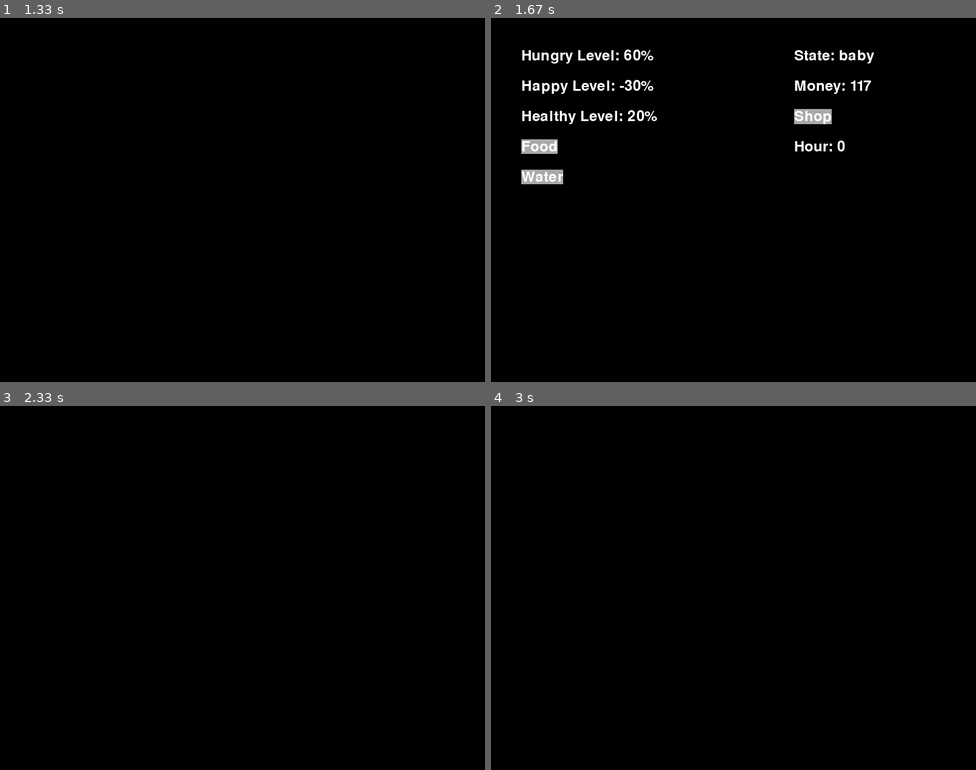
Above: before the commit, frames 1-4 (two rows, left to right).
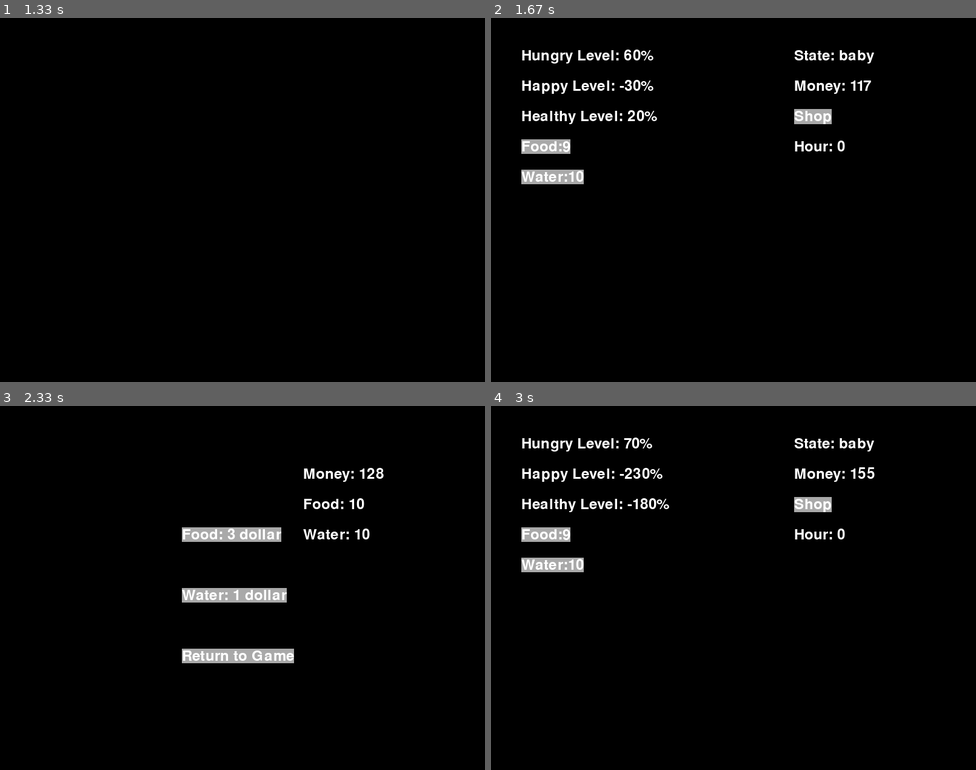
Above: after the commit, the same moments.

Repository: huihsin-chien/group6_project
Game: pygame game, started from Final_pj/main.py
Same seed, same stepped clock (60 frames per second), same inputs: the game is played once before the commit and once after it.
Inputs (mouse positions are in pixels of both pictures, inside the frame that each line leads up to):
- Up to frame 1 (1.33 s): press the mouse at (194, 145) at 0.37 s; move the mouse to (140, 214) at 0.47 s; release the mouse at (92, 287) at 0.6 s; press the mouse at (194, 145) at 1.2 s; move the mouse to (223, 192) at 1.3 s
- Up to frame 2 (1.67 s): release the mouse at (738, 236) at 1.43 s; click (549, 145) at 1.55 s
- Up to frame 3 (2.33 s): click (310, 507) at 1.88 s; click (184, 537) at 2.22 s
- Up to frame 4 (3 s): press the mouse at (728, 657) at 2.53 s; move the mouse to (675, 689) at 2.63 s; release the mouse at (617, 726) at 2.77 s; press the mouse at (549, 533) at 2.87 s; move the mouse to (665, 493) at 2.97 s

Frame 1 is identical in both runs. In frame 2, 0.3% of the frame differs, in the area x 13-20%, y 33-46%; in frame 3, 3.2%, in the area x 37-80%, y 17-71%; in frame 4, 3.0%.

Commit message:
more new buttons

Diff:
--- a/Final_pj/screens/game_screen.py
+++ b/Final_pj/screens/game_screen.py
@@ -43,8 +43,8 @@
 def game_screen(screen):
 
     shop_button = Button(u'Shop', (500, 150), menu_font,screen, GRAY, u'Shop')
-    food_button = Button(u'Food', (50, 200), menu_font,screen, GRAY, u'Food')
-    water_button = Button(u'Water', (50, 250), menu_font,screen, GRAY, u'Water')
+    food_button = Button(f'Food:{pet.food_amount}', (50, 200), menu_font,screen, GRAY, f'Food{pet.food_amount}')
+    water_button = Button(f'Water:{pet.water_amount}', (50, 250), menu_font,screen, GRAY, f'Water:{pet.water_amount}')
 
     while True:
         for event in pygame.event.get():
@@ -54,11 +54,14 @@
 
             if event.type == pygame.MOUSEBUTTONDOWN:
                 if shop_button.click(event):
-                    open_shop()
+                    open_shop(screen)
                 if food_button.click(event):
                     pet.feed()
+                    food_button = Button(f'Food:{pet.food_amount}', (50, 200), menu_font,screen, GRAY, f'Food{pet.food_amount}')
                 if water_button.click(event):
                     pet.drink()
+                    water_button = Button(f'Water:{pet.water_amount}', (50, 250), menu_font,screen, GRAY, f'Water:{pet.water_amount}')
+
             elif event.type == pygame.MOUSEBUTTONUP:
                 shop_button.release(event)
                 food_button.release(event)
@@ -70,13 +73,35 @@
         pet.update_hour()
         pygame.display.update()
 
-def open_shop():
-    screen = pygame.display.get_surface()
+def open_shop(screen):
+    # screen = pygame.display.get_surface()
+    buy_food_button = Button(u'Food: 3 dollar', (300, 200), menu_font, screen, GRAY, u'Food: 3 dollar')
+    buy_water_button = Button(u'Water: 1 dollar', (300, 300), menu_font, screen, GRAY, u'Water: 1 dollar')
+    return_to_game_button = Button(u'Return to Game', (300, 400), menu_font, screen, GRAY, u'Return to Game')
     while True:
         for event in pygame.event.get():
             if event.type == pygame.QUIT:
                 pygame.quit()
                 sys.exit()
-
+            if event.type == pygame.MOUSEBUTTONDOWN:
+                if buy_food_button.click(event):
+                    pet.buy_food()
+                if buy_water_button.click(event):
+                    pet.buy_water()
+                if return_to_game_button.click(event):
+                    game_screen(screen)
+            elif event.type == pygame.MOUSEBUTTONUP:
+                buy_food_button.release(event)
+                buy_water_button.release(event)
         screen.fill(BLACK)
+        buy_food_button.show()
+        buy_water_button.show()
+        return_to_game_button.show()
+        ### draw_pet_attributes: food amount, water amount, money
+        money_text = menu_font.render(f'Money: {pet.money}', True, WHITE)
+        screen.blit(money_text, (500, 100))
+        food_text = menu_font.render(f'Food: {pet.food_amount}', True, WHITE)
+        screen.blit(food_text, (500, 150))
+        water_text = menu_font.render(f'Water: {pet.water_amount}', True, WHITE)
+        screen.blit(water_text, (500, 200))
         pygame.display.update()
